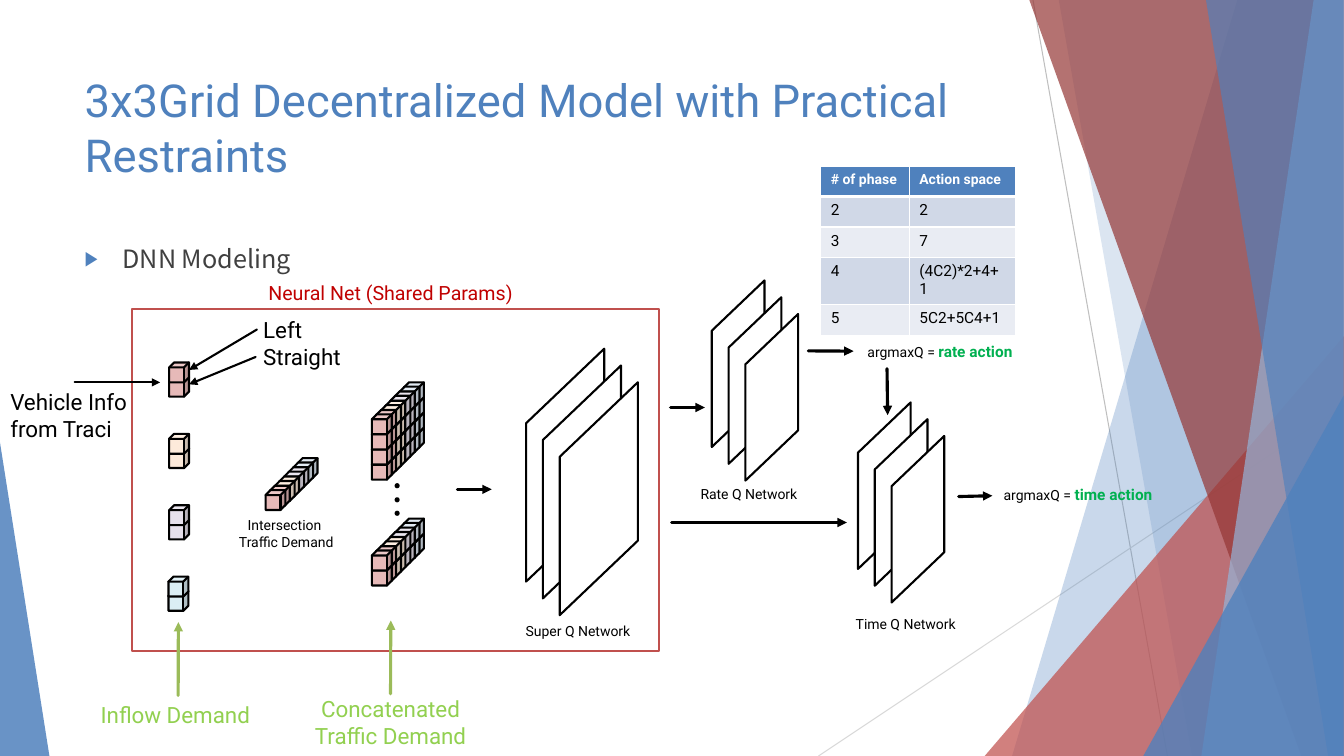
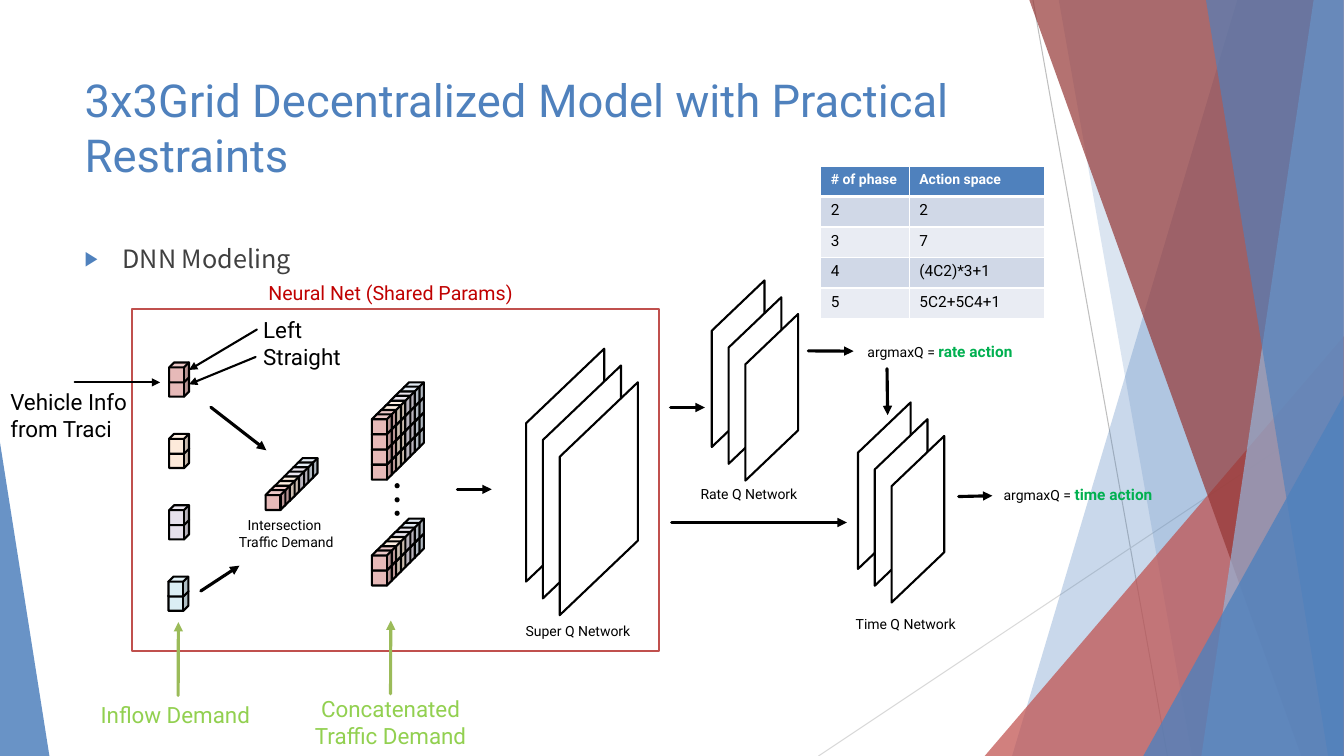
Before and after one commit to 3neutronstar/rl-constraints-traffic, a slide deck: slide 9 of Traffic Optimization Final Speech.pptx. Drawn at 1344x756 pixels with LibreOffice and Linux fonts; fonts in the diff are those of the drawing. Boxes give left, top, right and bottom in pixels: in the first picture for what was removed or moved away, otherwise in the second. Text is boxed around its words. In the diff, an @@ line names an element or a change of style, - is before the commit and + after.

Commit message:
fix the grid and map

```diff
--- a/Traffic Optimization Final Speech.pptx
+++ b/Traffic Optimization Final Speech.pptx
@@ table at (821, 166, 1046, 319) @@
-row 4, column 2: (4C2)*2+4+1
+row 4, column 2: (4C2)*3+1
@@ table: place and size @@
-table at (821, 166, 1016, 327)
+table at (821, 166, 1046, 319)
@@ arrow added from (211, 407) to (266, 451), #000000 2.25 pt @@
@@ arrow added from (201, 591) to (240, 566), #000000 2.25 pt @@
```
Also in this commit, not shown: 1 other slide changed, 4 other files.
